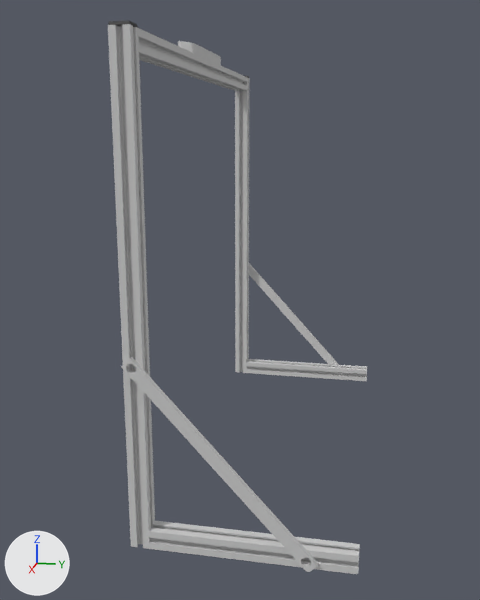
What one commit did to the COLLADA model extras/src/husky_extras_description/meshes/husky_sensor_arch.dae.
Rendered twice from a camera (50 mm lens) standing at (1.155, 0.263, 0.408) and looking at (0.334, 0.099, 0.203). Lighting does not change. The marker at lower left points along +X, +Y and +Z. The older version comes first.

In view in the first picture: 'arch' and 1 more.
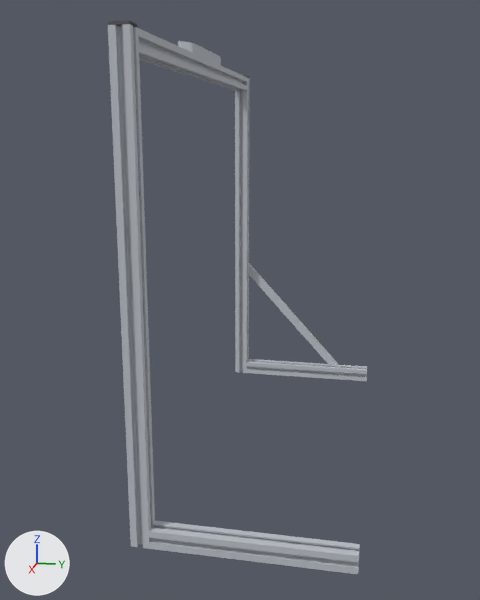
Location of each change, [x1, y1, x2, y2] in pixels of the pictures (480 x 600 px):
part 1 of me_arch, deleted: before [121, 357, 318, 572]

Edits to the bpy script that builds the scene:
```text
Change me_arch:
    used by ob_arch; location = (0.0, 0.0, 0.0)
    remove me_arch.from_pydata(...)  # 1286 vertices, 2292 faces; spans x 0.03..0.59, y 0.035..0.265, z 0.0..0.514
    add me_arch.from_pydata(...)  # 1040 vertices, 1921 faces; spans x 0.03..0.585, y 0.035..0.265, z 0.0..0.514
    me_arch part 1: the loose piece of 246 vertices spanning x 0.585..0.59, y 0.035..0.227, z 0.0..0.205 is deleted
```
